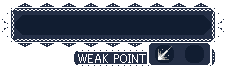
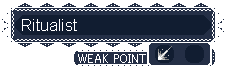
Comparing the layer stacks of the two w=225, h=67 images. Changes:
renamed "Pasted Layer" to "Ritualist", showed it, moved it above "BG", painted on it over [22, 19, 77, 31]
